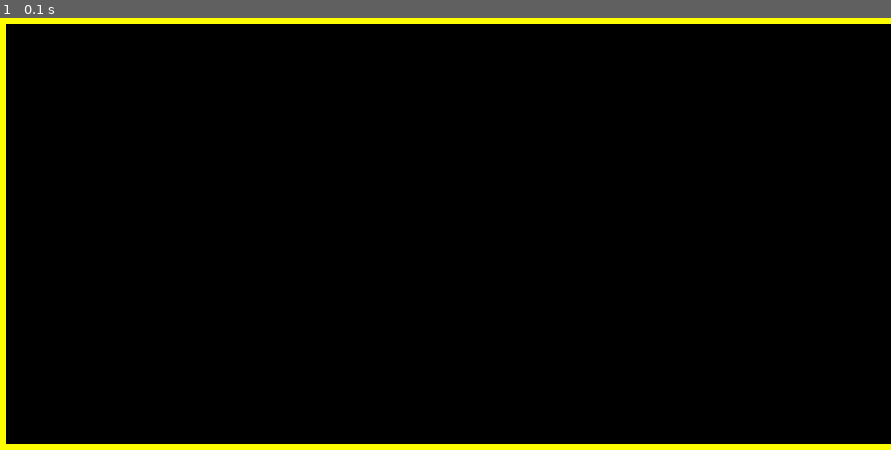
Above: before the commit, frame 1.
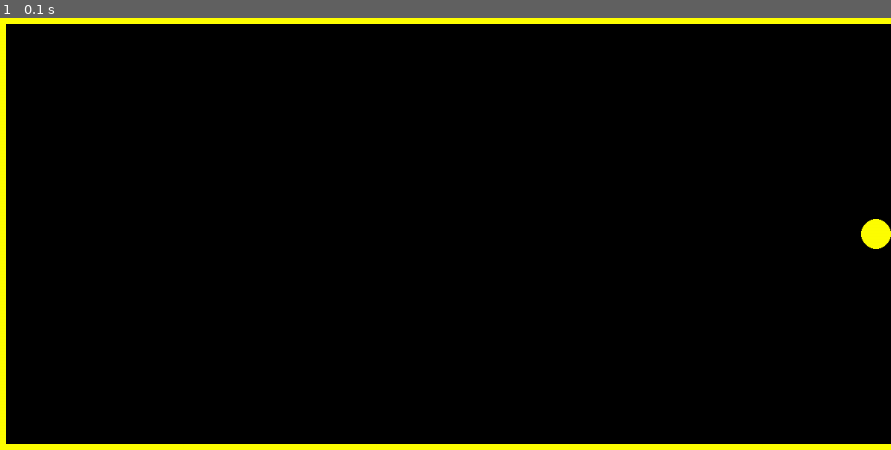
Above: after the commit, the same moment.

Repository: Spartan-119/Self-Learning-Squash-game
Game: pygame game, started from pygame_spyder.py
Same seed, same stepped clock (60 frames per second), same inputs: the game is played once before the commit and once after it.
Inputs:
- Up to frame 1 (0.1 s): no input

The runs differ from the first frame. In frame 1, 0.2% of the frame differs, in the area x 96-100%, y 46-54%.

Commit message:
Update pygame_spyder.py

Diff:
--- a/pygame_spyder.py
+++ b/pygame_spyder.py
@@ -11,6 +11,35 @@
 WIDTH = 1200
 HEIGHT = 600
 BORDER = 20
+VELOCITY = -1
+
+# defining the classes
+
+# Ball class
+class Ball:
+    RADIUS = 20
+
+    def __init__(self, x, y, vx, vy):
+        self.x = x
+        self.y = y
+        self.vx = vx
+        self.vy = vy
+
+    def show(self, color):
+        global screen
+        pg.draw.circle(screen, color, (self.x, self.y), self.RADIUS)
+
+    # function to move the ball
+    def update(self, color):
+        self.x = self.x + self.vx
+        self.y = self.y + self.vy
+
+# Paddle class
+class Paddle:
+    pass
+
+# creating objects
+ballPlay = Ball(WIDTH - Ball.RADIUS, HEIGHT//2, VELOCITY, 0)
 
 pg.init()
 
@@ -24,7 +53,7 @@
 pg.draw.rect(screen, fgColor, pg.Rect((0, HEIGHT - BORDER, WIDTH, BORDER)))
 
 # to display the console screen
-pg.display.flip()
+ballPlay.show(fgColor) # to show the ball
 
 # to close the console
 while True:
@@ -32,4 +61,7 @@
     if e.type == pg.QUIT:
         break
 
+    pg.display.flip()
+    ballPlay.update(fgColor)
+
 pg.quit()
